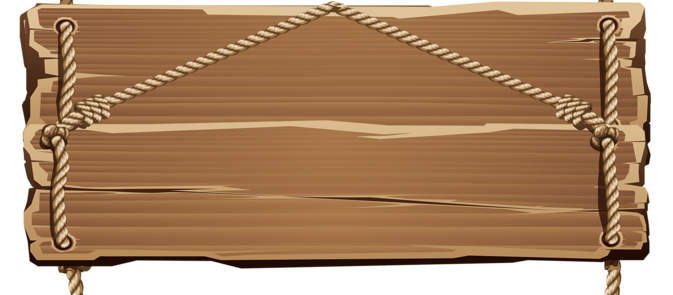
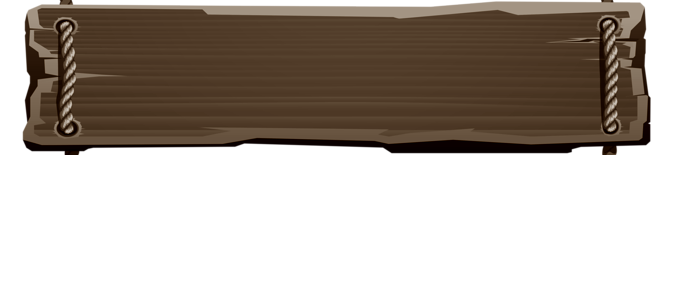
Layer changes from the first (673, 295) image to the second:
hid "Слой 2" over bbox(23, 1, 650, 270)
hid "Слой 1" over bbox(19, 0, 651, 295)
